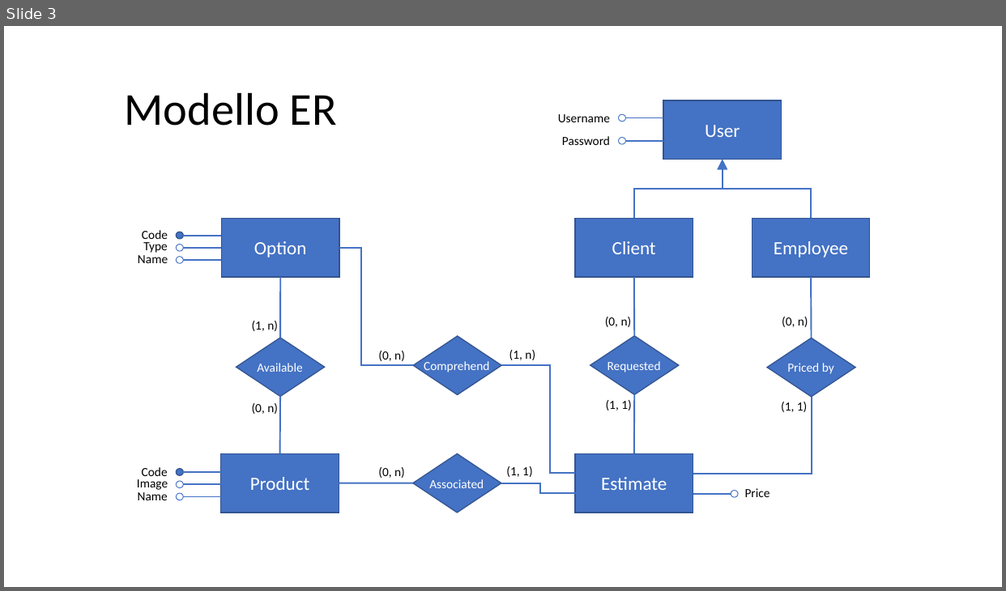
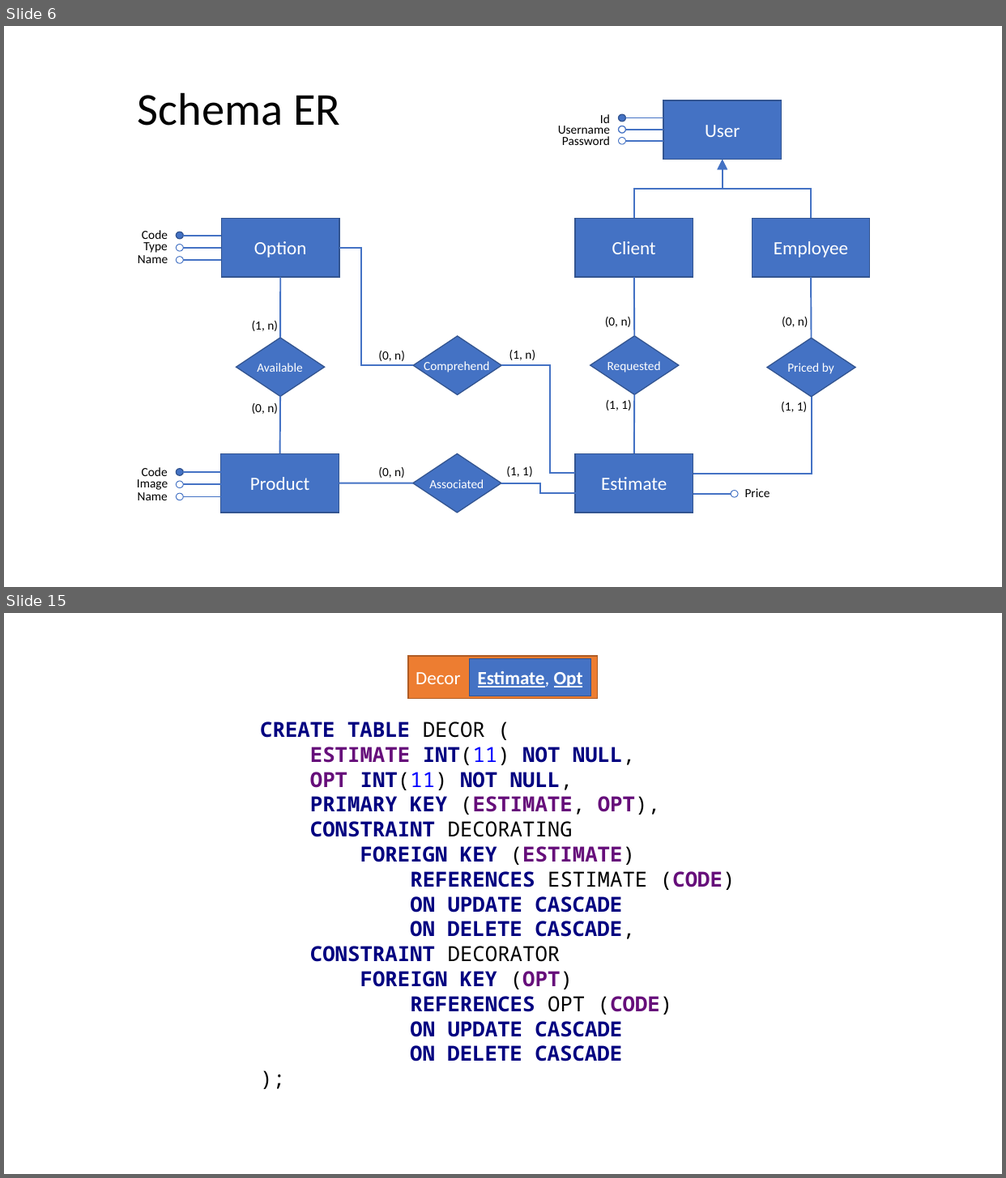
Before and after one commit to CarloChiodaroli/TIW-2022-HTML, a slide deck: data/Gestione Preventivi.pptx. Shown one above the other, each under a label of ours: slide 3 before the commit, slides 6 and 15 after it; the slides between them are not shown. The pictures are 1006x591 and 1006x1178 pixels, drawn with LibreOffice and Linux fonts; fonts in the diff are those of the drawing. Boxes give left, top, right and bottom in pixels: in the first picture for what was removed or moved away, otherwise in the second. Text is boxed around its words. In the diff, an @@ line names an element or a change of style, - is before the commit and + after.

```diff
--- a/data/Gestione Preventivi.pptx
+++ b/data/Gestione Preventivi.pptx
@@ slide 15 added at (x1=4, y1=613, x2=1002, y2=1174), background #FFFFFF @@
@@ rectangle added at (x1=408, y1=656, x2=598, y2=698), fill #ED7D31, outline #AF5C24 1 pt, 18 pt, text #FFFFFF @@
+Decor
@@ rectangle added at (x1=470, y1=658, x2=591, y2=696), fill #4472C4, outline #325491 1 pt, 18 pt, text #FFFFFF, bold, underline @@
+Estimate, Opt
@@ text added at (x1=260, y1=722, x2=735, y2=1062), 20 pt, text #000080, bold @@
+CREATE TABLE DECOR (
+ESTIMATE INT(11) NOT NULL,
+OPT INT(11) NOT NULL,
+PRIMARY KEY (ESTIMATE, OPT),
+CONSTRAINT DECORATING
+FOREIGN KEY (ESTIMATE)
+REFERENCES ESTIMATE (CODE)
+ON UPDATE CASCADE
+ON DELETE CASCADE,
+CONSTRAINT DECORATOR
+FOREIGN KEY (OPT)
+REFERENCES OPT (CODE)
+ON UPDATE CASCADE
+ON DELETE CASCADE
+);
@@ what was slide 3 is now slide 6 @@
@@ slide 6 changed as well @@
@@ title at (x1=138, y1=92, x2=340, y2=126): text changed @@
-Modello ER
+Schema ER
@@ text "Username" rewrapped from (x1=558, y1=114, x2=610, y2=122) to (x1=558, y1=126, x2=610, y2=138) @@
@@ text added at (x1=600, y1=114, x2=610, y2=123), 12 pt, text #000000 @@
+Id
@@ ellipse at (x1=619, y1=114, x2=626, y2=121): fill none to #4472C4; outline #4472C4 0.75 pt to #325491 1 pt @@
@@ ellipse added at (x1=619, y1=126, x2=626, y2=133), fill #FFFFFF, outline #4472C4 1 pt @@
@@ line added from (626, 130) to (663, 130), #4472C4 1.5 pt @@
```
Also in this commit, not shown: 1 other slide changed, 19 other slides added, 1 other file.
